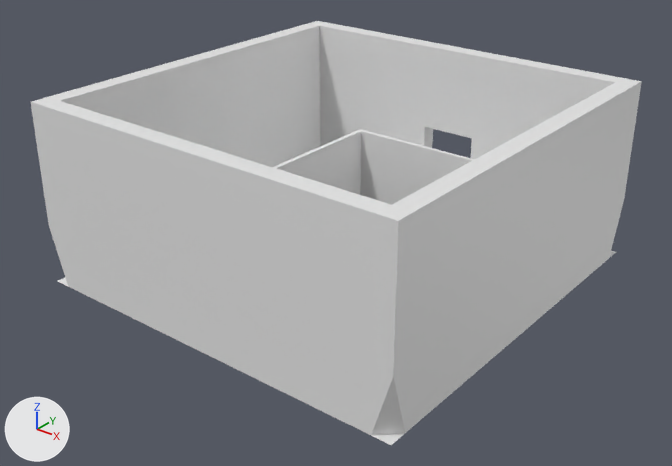
An edit to the Blender file bachelor/Assets/Prefabs/Scene_Room.blend, drawn before and after from the same camera.
Camera for both pictures: a 50 mm camera at (14.05, -17.97, 12.06) aimed at (0.17, -0.61, 1.3). The axes (+X, +Y, +Z) are drawn at lower left. The lights are the same throughout.

The scene before the commit, as lines of its bpy script (objects in view):
```python
me_cube_000 = bpy.data.meshes.new('Cube.000')
me_cube_000.from_pydata(...)  # 16 vertices, 10 faces; spans x 2.11..5.0, y -5.0..-2.14, z 0.0..5.0
me_cube_008 = bpy.data.meshes.new('Cube.008')
me_cube_008.from_pydata(...)  # 116 vertices, 122 faces; spans x -5.5..5.5, y -5.5..5.5, z 0.0..5.0
me_plane_000 = bpy.data.meshes.new('Plane.000')
me_plane_000.from_pydata([(-2.5, -2.5, 0.0), (2.5, -2.5, 0.0), (-2.5, 2.5, 0.0), (2.5, 2.5, 0.0)], [], [(0, 1, 3, 2)])
ob_ceiling = bpy.data.objects.new('Ceiling', me_plane_000)
ob_ceiling.location = (0.0, 0.0, 5.0)
ob_ceiling.rotation_euler = (3.142, 0.0, 0.0)  # degrees (180, 0, 0)
ob_ceiling.scale = (2.2, 2.2, 1.0)
ob_ceiling.hide_viewport = True
ob_walls = bpy.data.objects.new('Walls', me_cube_008)
ob_walls.location = (0.0, 0.0, 0.0)
ob_walls_001 = bpy.data.objects.new('Walls.001', me_cube_000)
ob_walls_001.location = (0.0, 0.0, 0.0)
```
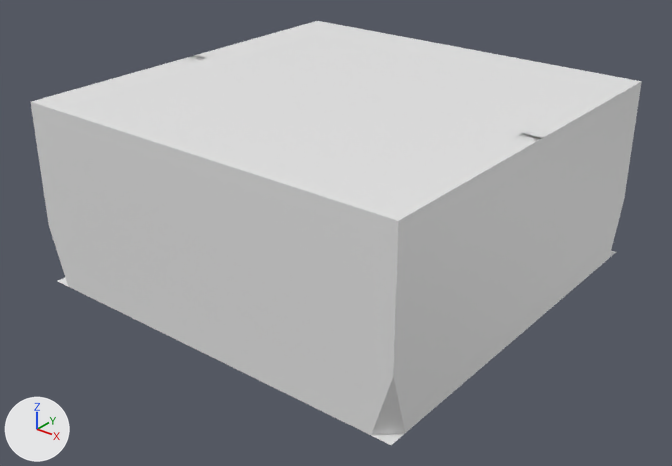
The change, as a list of edits to the scene's bpy script:
```text
Change ob_ceiling:
    remove ob_ceiling.hide_viewport = True
```

Changed parts and their boxes [x1, y1, x2, y2] in the pictures (672 x 466 px):
'Ceiling', shown: after [31, 26, 615, 221]
'Walls.001', unchanged, covered by the edit: before [276, 131, 472, 205]
